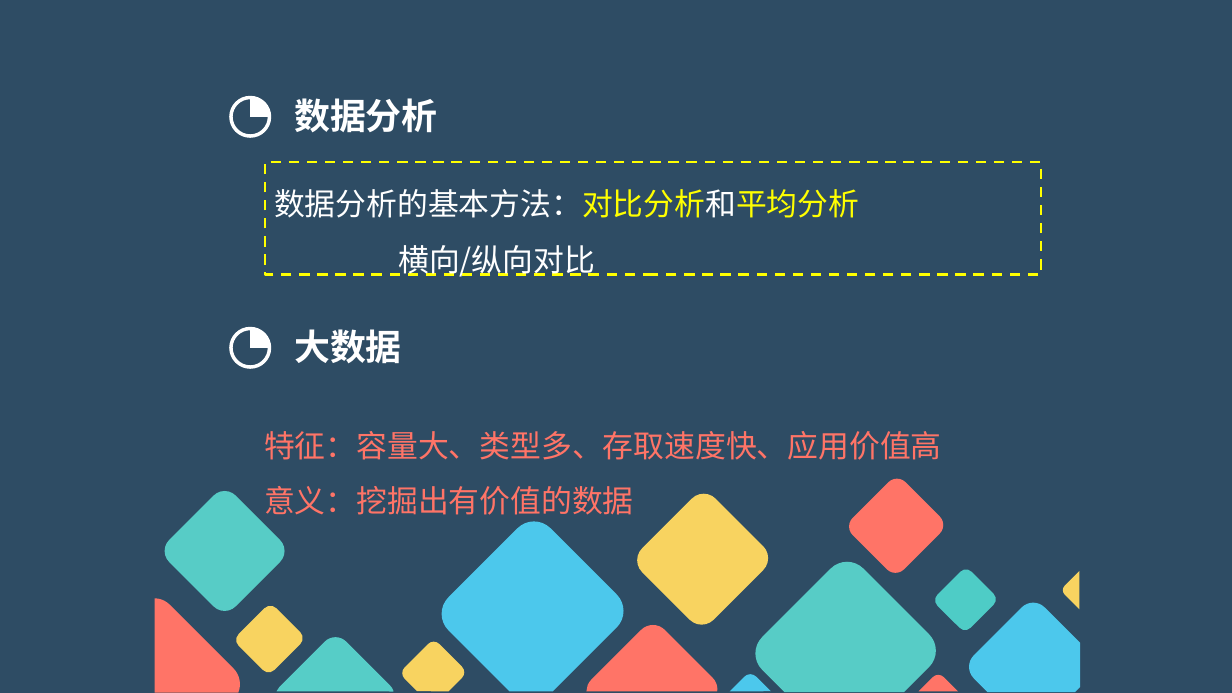
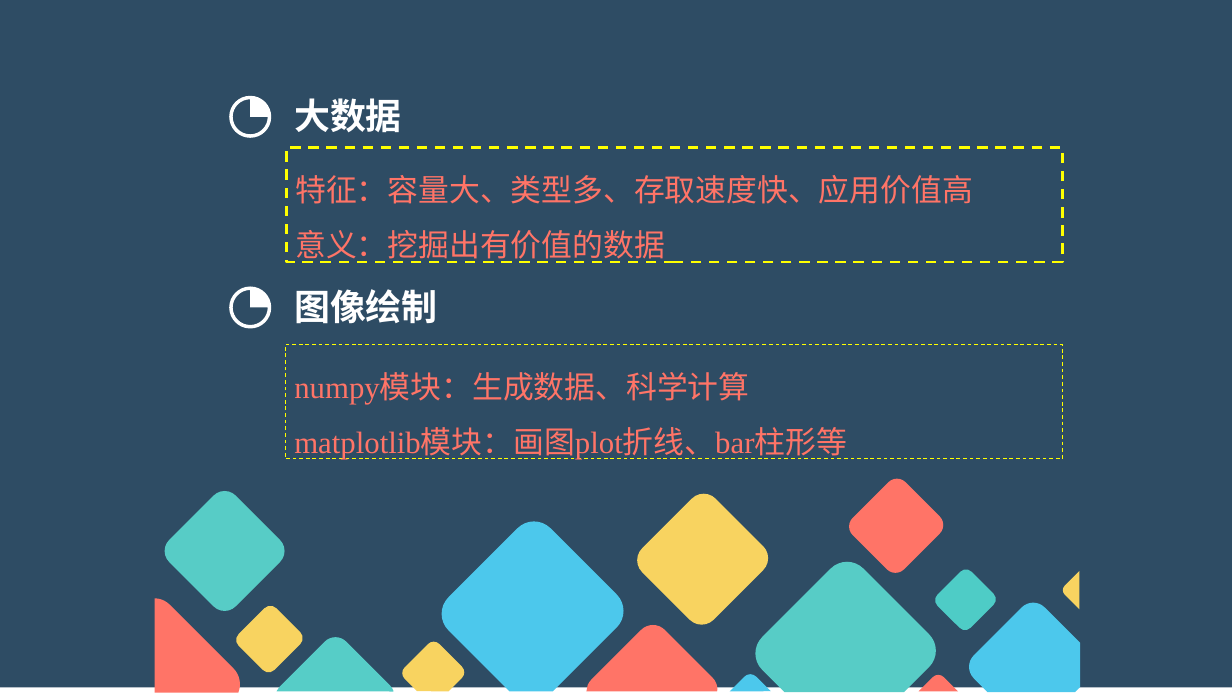
Before and after one commit to hongm32/2020design, a slide deck: slide 19 of 【第22课】走近数据分析②/【第22课】走近数据分析.pptx (slide 11 before the commit). Drawn at 1232x693 pixels with LibreOffice and Linux fonts; fonts in the diff are those of the drawing. Boxes give left, top, right and bottom in pixels: in the first picture for what was removed or moved away, otherwise in the second. Text is boxed around its words. In the diff, an @@ line names an element or a change of style, - is before the commit and + after.

Commit message:
调整课程设计，修改《【第22课】走近数据分析》课件、源码

```diff
--- a/【第22课】走近数据分析②/【第22课】走近数据分析.pptx
+++ b/【第22课】走近数据分析②/【第22课】走近数据分析.pptx
@@ rectangle: place and size @@
-rectangle at (0,0,1232,693)
+rectangle at (0,0,1232,688)
@@ text at (294,98,402,133): text changed @@
-数据分析
+大数据
@@ rectangle "特征：容量大、类型多、存取速度快、应用价值高": place and size @@
-rectangle "特征：容量大、类型多、存取速度快、应用价值高" at (265,162,1042,274)
+rectangle "特征：容量大、类型多、存取速度快、应用价值高" at (287,148,1063,262)
@@ text in rectangle at (295,175,973,263): text changed; font Noto Sans CJK SC to Times New Roman; text colour #FFFFFF to #FF7467 @@
-数据分析的基本方法：对比分析和平均分析
-横向/纵向对比
+特征：容量大、类型多、存取速度快、应用价值高
+意义：挖掘出有价值的数据
@@ freeform shape: place and size @@
-freeform shape at (229,327,271,369)
+freeform shape at (229,287,271,328)
@@ text at (294,289,438,324): text changed @@
-大数据
+图像绘制
@@ rectangle added at (286,345,1063,459), outline #FFFF00 0.75 pt dashed, 24 pt, text #FF7467 @@
+numpy模块：生成数据、科学计算
+matplotlib模块：画图plot折线、bar柱形等
@@ text removed at (264,431,942,515) @@
-特征：容量大、类型多、存取速度快、应用价值高
-意义：挖掘出有价值的数据
```
Also in this commit, not shown: 4 other slides changed, 7 slides added, 1 slide removed, 9 other files.
